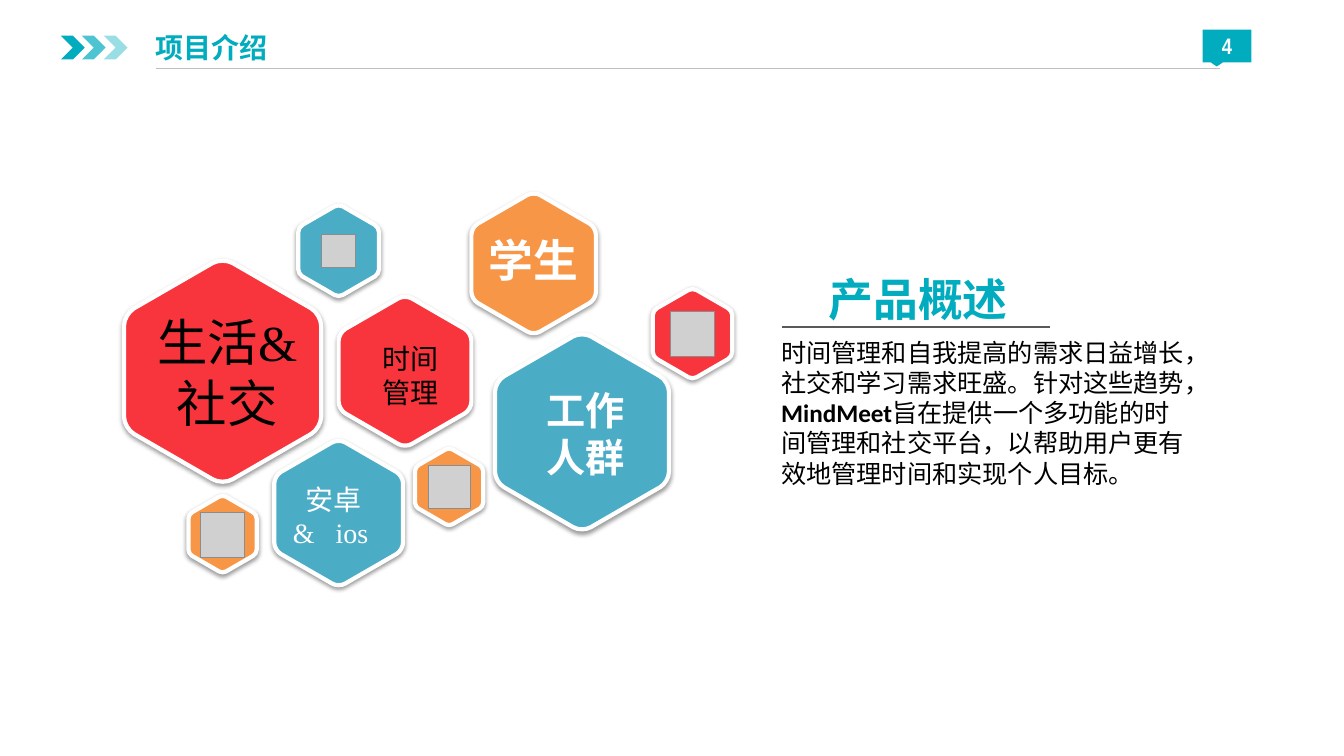
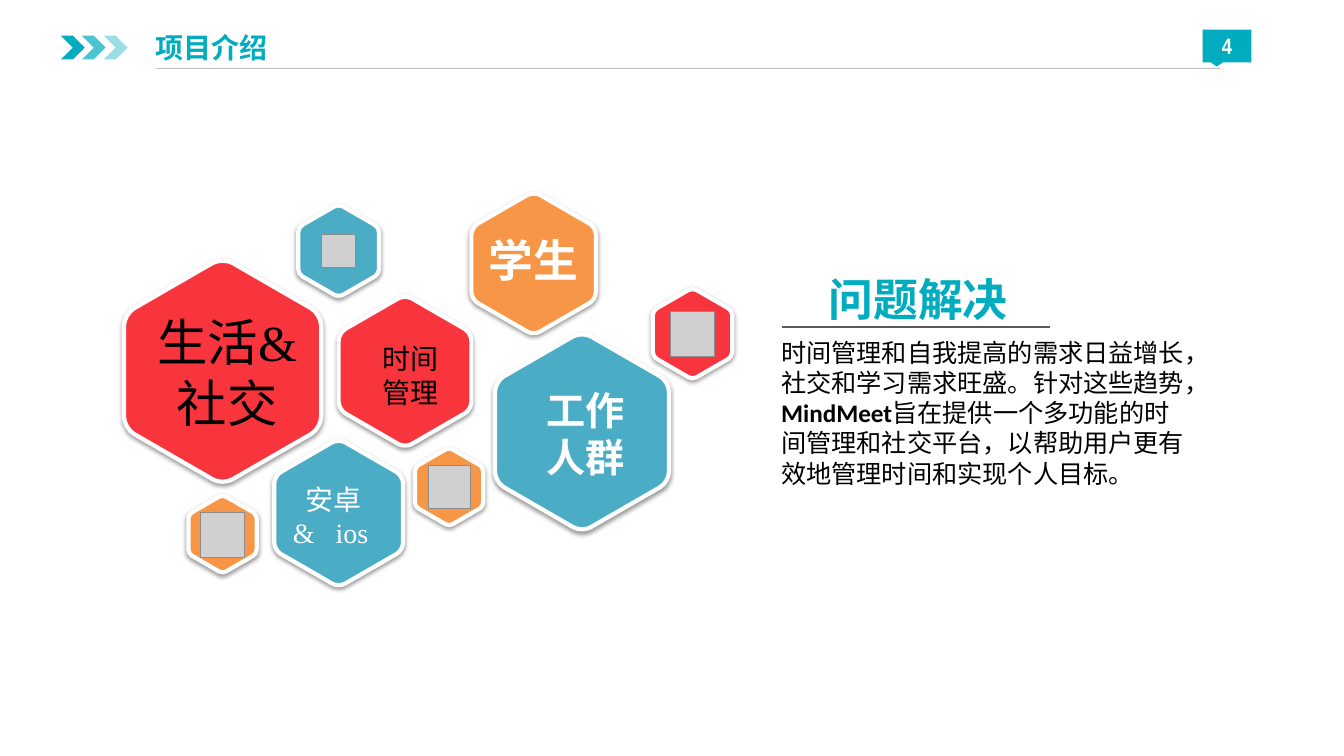
Before and after one commit to luxingzhi27/Tongji_SAD_2023_project, a slide deck: slide 4 of 商业计划书/MindMeet.pptx. Drawn at 1344x756 pixels with LibreOffice and Linux fonts; fonts in the diff are those of the drawing; grey boxes stand for pictures; background and template pictures are left out. Boxes give left, top, right and bottom in pixels: in the first picture for what was removed or moved away, otherwise in the second. Text is boxed around its words. In the diff, an @@ line names an element or a change of style, - is before the commit and + after.

```diff
--- a/商业计划书/MindMeet.pptx
+++ b/商业计划书/MindMeet.pptx
@@ text at box(828, 278, 1007, 328): text changed @@
-产品概述
+问题解决
```
Also in this commit, not shown: 4 other slides changed, 12 other files.
